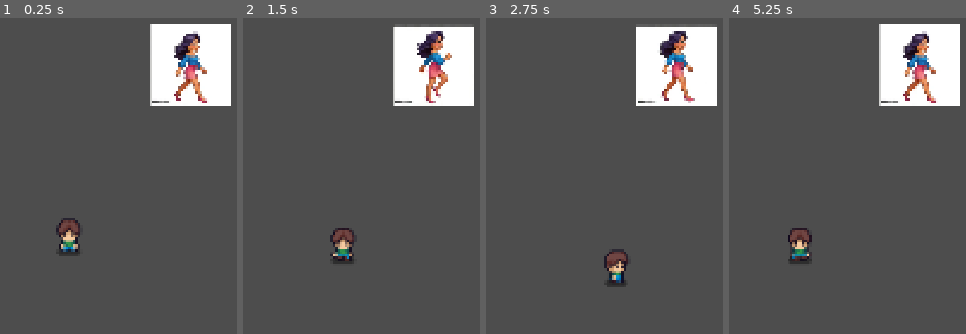
Above: before the commit, frames 1-4 (left to right).
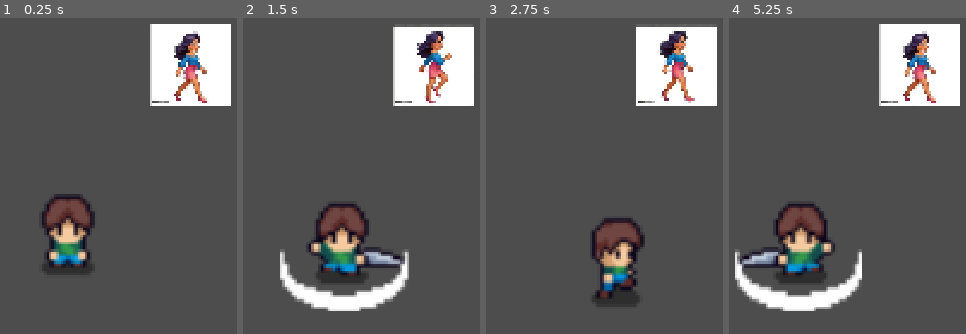
Above: after the commit, the same moments.

Repository: backtend/godothey
Game: Godot game, scene res://main.tscn
The game is run twice, just before and just after one commit, with the same random seed, the same clock (stepped at 60 frames per second) and the same inputs. The engine's default icon, where the game draws it, is replaced by a stand-in: a white triangle on a blue panel in a dark square.
Inputs:
- Up to frame 1 (0.25 s): no input
- Up to frame 2 (1.5 s): hold D (right) 0.53-1.28 s; tap J (attack, bound only after the commit) at 0.6, 1.35 s; hold S (down) from 1.28 s (still down)
- Up to frame 3 (2.75 s): release S (down) at 2.03 s; hold D (right) from 2.03 s (still down); tap J (attack, bound only after the commit) at 2.1 s
- Up to frame 4 (5.25 s): release D (right) at 2.78 s; hold W (up) 2.78-3.53 s; tap J (attack, bound only after the commit) every 0.75 s from 2.85 to 5.1 s; hold A (left) 3.53-5.03 s; hold S (down) from 5.03 s (still down)

The runs differ from the first frame. In frame 1, 4.3% of the frame differs, in the area x 17-41%, y 55-81%; in frame 2, 9.2%, in the area x 15-71%, y 58-93%; in frame 3, 4.6%; in frame 4, 9.2%.

Commit message:
是的，可以移动和攻击了

Diff:
--- a/project.godot
+++ b/project.godot
@@ -43,6 +43,11 @@
 "events": [Object(InputEventKey,"resource_local_to_scene":false,"resource_name":"","device":-1,"window_id":0,"alt_press …(192 unchanged characters)…
 ]
 }
+attack={
+"deadzone": 0.2,
+"events": [Object(InputEventKey,"resource_local_to_scene":false,"resource_name":"","device":-1,"window_id":0,"alt_pressed":false,"shift_pressed":false,"ctrl_pressed":false,"meta_pressed":false,"pressed":false,"keycode":0,"physical_keycode":74,"key_label":0,"unicode":106,"location":0,"echo":false,"script":null)
+]
+}
 
 [physics]
 
--- a/scenes/entities/player/player.tscn
+++ b/scenes/entities/player/player.tscn
@@ -18,6 +18,57 @@
 "values": [0]
 }
 
+[sub_resource type="Animation" id="Animation_bj7e2"]
+resource_name = "attack_down"
+loop_mode = 1
+step = 0.1
+tracks/0/type = "value"
+tracks/0/imported = false
+tracks/0/enabled = true
+tracks/0/path = NodePath("Sprite2D:frame")
+tracks/0/interp = 1
+tracks/0/loop_wrap = true
+tracks/0/keys = {
+"times": PackedFloat32Array(0, 0.1, 0.2, 0.3),
+"transitions": PackedFloat32Array(1, 1, 1, 1),
+"update": 1,
+"values": [36, 37, 38, 39]
+}
+
+[sub_resource type="Animation" id="Animation_1murt"]
+resource_name = "attack_side"
+loop_mode = 1
+step = 0.1
+tracks/0/type = "value"
+tracks/0/imported = false
+tracks/0/enabled = true
+tracks/0/path = NodePath("Sprite2D:frame")
+tracks/0/interp = 1
+tracks/0/loop_wrap = true
+tracks/0/keys = {
+"times": PackedFloat32Array(0, 0.1, 0.2, 0.3),
+"transitions": PackedFloat32Array(1, 1, 1, 1),
+"update": 1,
+"values": [42, 43, 44, 45]
+}
+
+[sub_resource type="Animation" id="Animation_5sj0x"]
+resource_name = "attack_up"
+loop_mode = 1
+step = 0.1
+tracks/0/type = "value"
+tracks/0/imported = false
+tracks/0/enabled = true
+tracks/0/path = NodePath("Sprite2D:frame")
+tracks/0/interp = 1
+tracks/0/loop_wrap = true
+tracks/0/keys = {
+"times": PackedFloat32Array(0, 0.1, 0.2, 0.3),
+"transitions": PackedFloat32Array(1, 1, 1, 1),
+"update": 1,
+"values": [48, 49, 50, 51]
+}
+
 [sub_resource type="Animation" id="Animation_g2els"]
 resource_name = "idle_down"
 length = 0.5
@@ -37,19 +88,19 @@
 
 [sub_resource type="Animation" id="Animation_635qg"]
 resource_name = "idle_side"
-length = 0.5
-loop_mode = 1
-tracks/0/type = "value"
-tracks/0/imported = false
-tracks/0/enabled = true
-tracks/0/path = NodePath("Sprite2D:frame")
-tracks/0/interp = 1
-tracks/0/loop_wrap = true
-tracks/0/keys = {
-"times": PackedFloat32Array(0, 0.06666667, 0.13333334, 0.23333333, 0.33333334, 0.43333334),
-"transitions": PackedFloat32Array(1, 1, 1, 1, 1, 1),
-"update": 1,
-"values": [6, 7, 8, 9, 10, 11]
+loop_mode = 1
+step = 0.1
+tracks/0/type = "value"
+tracks/0/imported = false
+tracks/0/enabled = true
+tracks/0/path = NodePath("Sprite2D:frame")
+tracks/0/interp = 1
+tracks/0/loop_wrap = true
+tracks/0/keys = {
+"times": PackedFloat32Array(0, 0.17802, 0.3, 0.4, 0.5),
+"transitions": PackedFloat32Array(1, 1, 1, 1, 1),
+"update": 1,
+"values": [6, 6, 7, 8, 9]
 }
 
 [sub_resource type="Animation" id="Animation_58kc7"]
@@ -123,6 +174,9 @@
 [sub_resource type="AnimationLibrary" id="AnimationLibrary_qhqgy"]
 _data = {
 &"RESET": SubResource("Animation_3vyb7"),
+&"attack_down": SubResource("Animation_bj7e2"),
+&"attack_side": SubResource("Animation_1murt"),
+&"attack_up": SubResource("Animation_5sj0x"),
 &"idle_down": SubResource("Animation_g2els"),
 &"idle_side": SubResource("Animation_635qg"),
 &"idle_up": SubResource("Animation_58kc7"),
@@ -133,10 +187,11 @@
 
 [node name="Player" type="CharacterBody2D" unique_id=1037054095]
 script = ExtResource("1_635qg")
+speed = null
 
 [node name="Sprite2D" type="Sprite2D" parent="." unique_id=669000048]
 position = Vector2(806, 672)
-scale = Vector2(4.3944874, 4.3944874)
+scale = Vector2(9.617806, 9.617806)
 texture = ExtResource("1_3vyb7")
 hframes = 6
 vframes = 10
--- a/scenes/entities/player/scripts/player.gd
+++ b/scenes/entities/player/scripts/player.gd
@@ -6,6 +6,9 @@
 # 当前输入得到的移动方向向量
 var moveDirection: Vector2 = Vector2.ZERO
 var playerDirection: Vector2 = Vector2.DOWN
+var attackDuration: float = 0.3
+var attackTimer: float = 0.0
+var isAttacking: bool = false
 
 # 动画播放器引用
 @onready var animationPlayer: AnimationPlayer = $AnimationPlayer
@@ -23,12 +26,26 @@
 	velocity = moveDirection * speed
 	move_and_slide()
 
+
+	if !isAttacking and Input.is_action_just_pressed("attack"):
+		velocity = Vector2.ZERO # 攻击时停止移动
+		isAttacking = true
+		attackTimer = 0
+		print_debug("攻击方向：" + get_animation_direction())
+		animationPlayer.play("attack_" + get_animation_direction())
+
+	if isAttacking:
+		attackTimer += delta
+		if attackTimer >= attackDuration:
+			attackTimer = 0.0
+			isAttacking = false
+		return # 直接退出
+
+
 	_update_direction_and_animation()
 
 
-
 func _update_direction_and_animation() -> void:
-
 	# 根据输入方向播放对应行走动画
 	if moveDirection != Vector2.ZERO:
 		var newDirection: Vector2
@@ -57,7 +74,6 @@
 	#	# 无输入时默认待机朝下
 	#	animationPlayer.play("idle_down")
 
-
 	#更新动画
 	update_animation()
 
@@ -65,7 +81,7 @@
 func update_animation() -> void:
 	var currentState = "walk" if moveDirection != Vector2.ZERO else "idle"
 	var direction: String = get_animation_direction()
-	var animationName:String = currentState + "_" + direction
+	var animationName: String = currentState + "_" + direction
 
 	if animationPlayer.has_animation(animationName):
 		animationPlayer.play(animationName)
--- a/scripts/goboy.gd
+++ b/scripts/goboy.gd
@@ -9,9 +9,9 @@
 # Called every frame. 'delta' is the elapsed time since the previous frame.
 func _process(delta: float) -> void:
 	var moveY: float = Input.get_action_strength("down") - Input.get_action_strength("up")
-	print(	"Y轴的值是-value: " , moveY)
+	# print(	"Y轴的值是-value: " , moveY)
 	position.y += moveY
 
 	var moveX: float = Input.get_action_strength("right") - Input.get_action_strength("left")
-	print(	"X轴的值是-value: " , moveX)
+	# print(	"X轴的值是-value: " , moveX)
 	position.x += moveX
